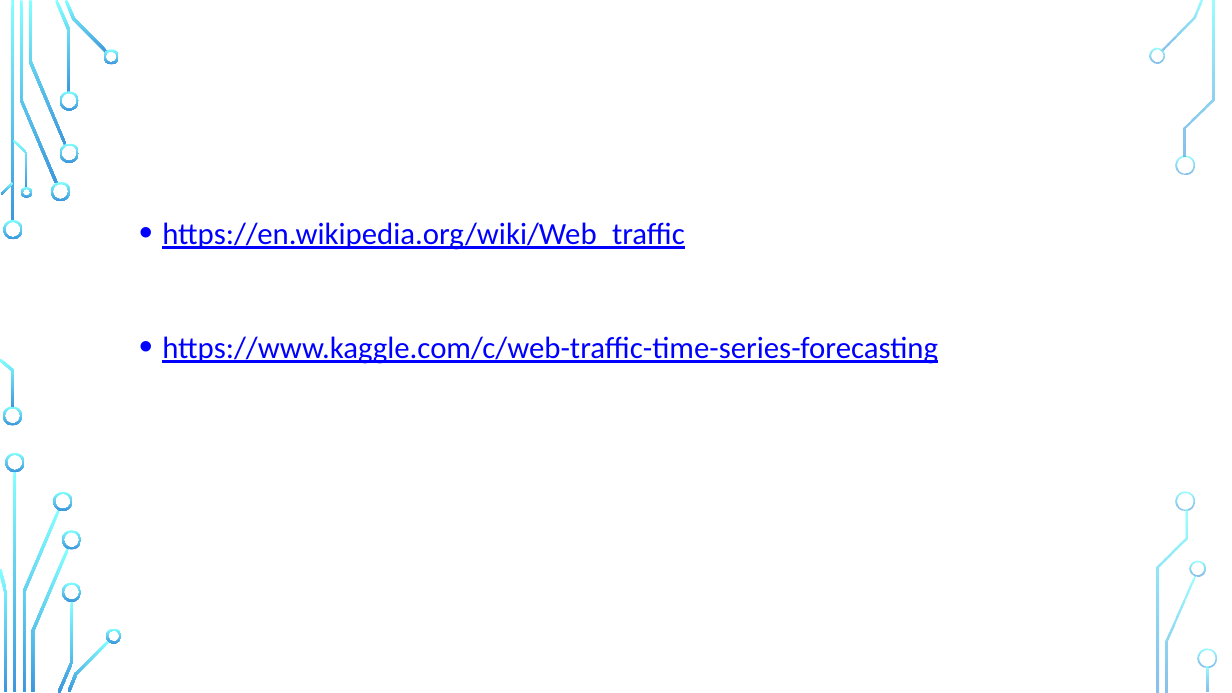
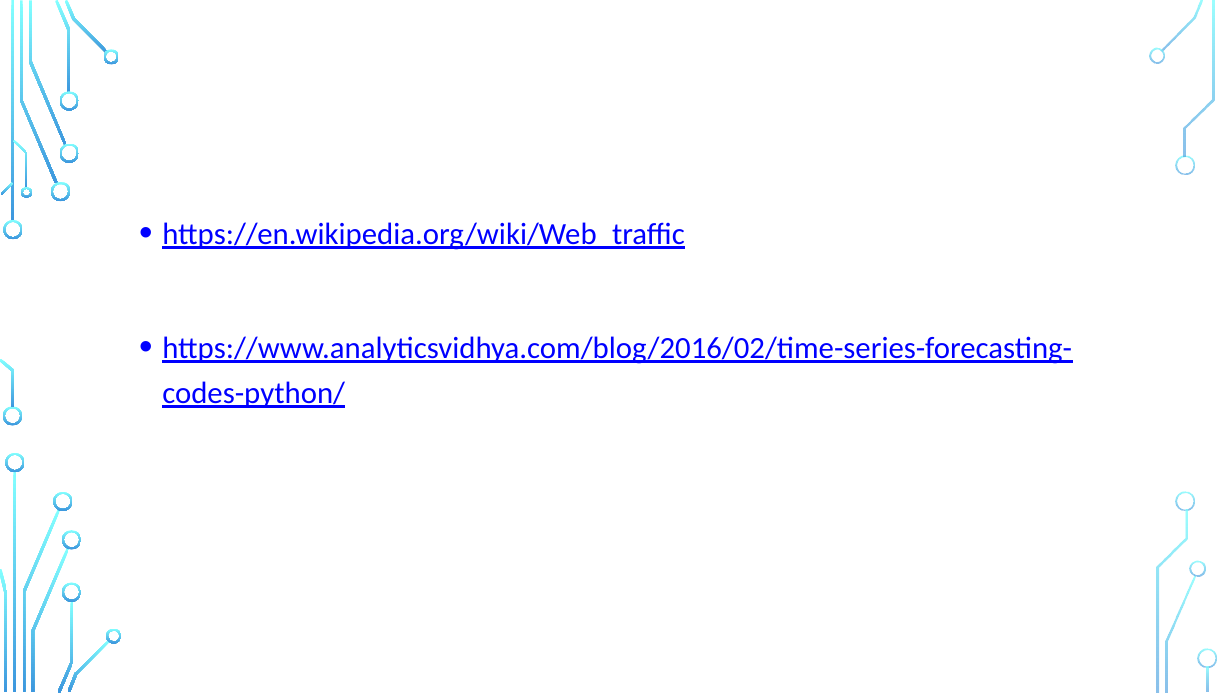
Before and after one commit to SnehaMishra28/Python-DeepLearning_Fall2018, a slide deck: slide 7 of Project/Document/WebTrafficPrediction_PythonDeepLearning.pptx. Drawn at 1232x693 pixels with LibreOffice and Linux fonts; fonts in the diff are those of the drawing; background and template pictures are left out. Boxes give left, top, right and bottom in pixels: in the first picture for what was removed or moved away, otherwise in the second. Text is boxed around its words. In the diff, an @@ line names an element or a change of style, - is before the commit and + after.

```diff
--- a/Project/Document/WebTrafficPrediction_PythonDeepLearning.pptx
+++ b/Project/Document/WebTrafficPrediction_PythonDeepLearning.pptx
@@ text at bbox=[162, 336, 1072, 408]: text changed @@
-• https://www.kaggle.com/c/web-traffic-time-series-forecasting
+• https://www.analyticsvidhya.com/blog/2016/02/time-series-forecasting-codes-python/
```
Also in this commit, not shown: 10 other files.
